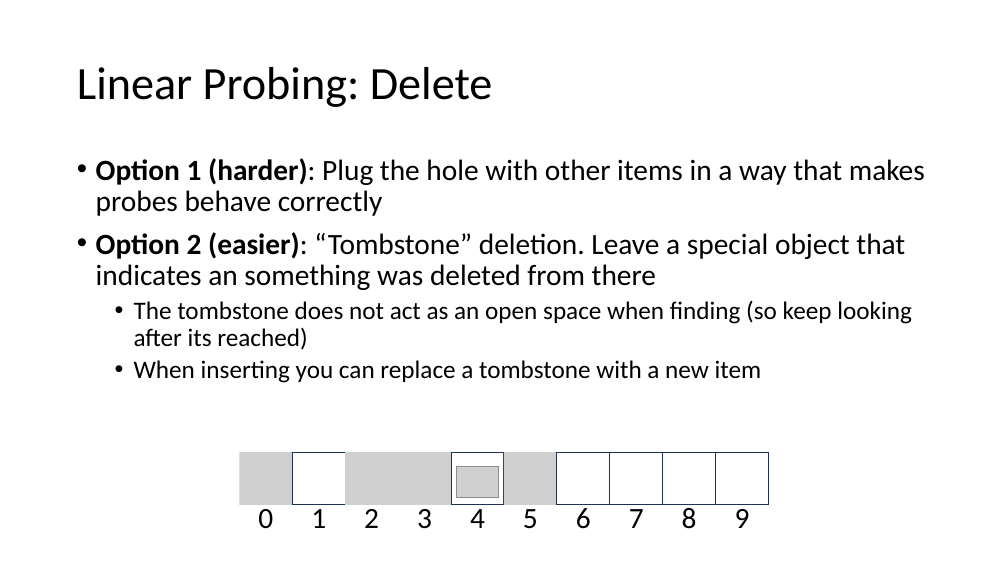
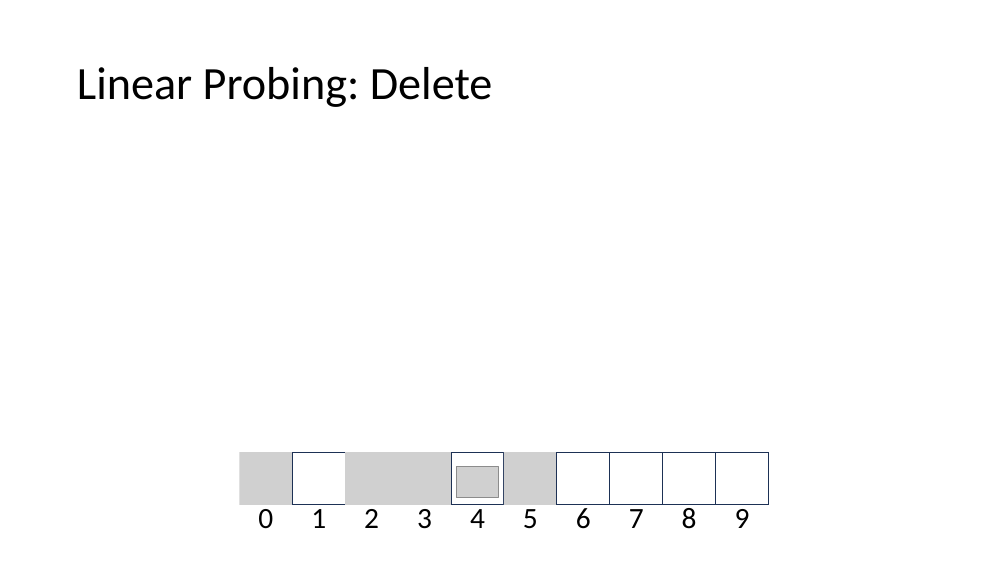
Before and after one commit to natebrunelle/cse332, a slide deck: slide 29 of markdown/files/slides/lecture11_hashtables2.pptx (slide 27 before the commit). Drawn at 1008x567 pixels with LibreOffice and Linux fonts; fonts in the diff are those of the drawing; grey boxes stand for pictures. Boxes give left, top, right and bottom in pixels: in the first picture for what was removed or moved away, otherwise in the second. Text is boxed around its words. In the diff, an @@ line names an element or a change of style, - is before the commit and + after.

```diff
--- a/markdown/files/slides/lecture11_hashtables2.pptx
+++ b/markdown/files/slides/lecture11_hashtables2.pptx
@@ text removed at [96, 158, 925, 383] @@
-• Option 1 (harder): Plug the hole with other items in a way that makes probes behave correctly
-• Option 2 (easier): “Tombstone” deletion. Leave a special object that indicates an something was deleted from there
-  • The tombstone does not act as an open space when finding (so keep looking after its reached)
-  • When inserting you can replace a tombstone with a new item
```
Also in this commit, not shown: 3 other slides changed, 2 slides added, 4 other files.
